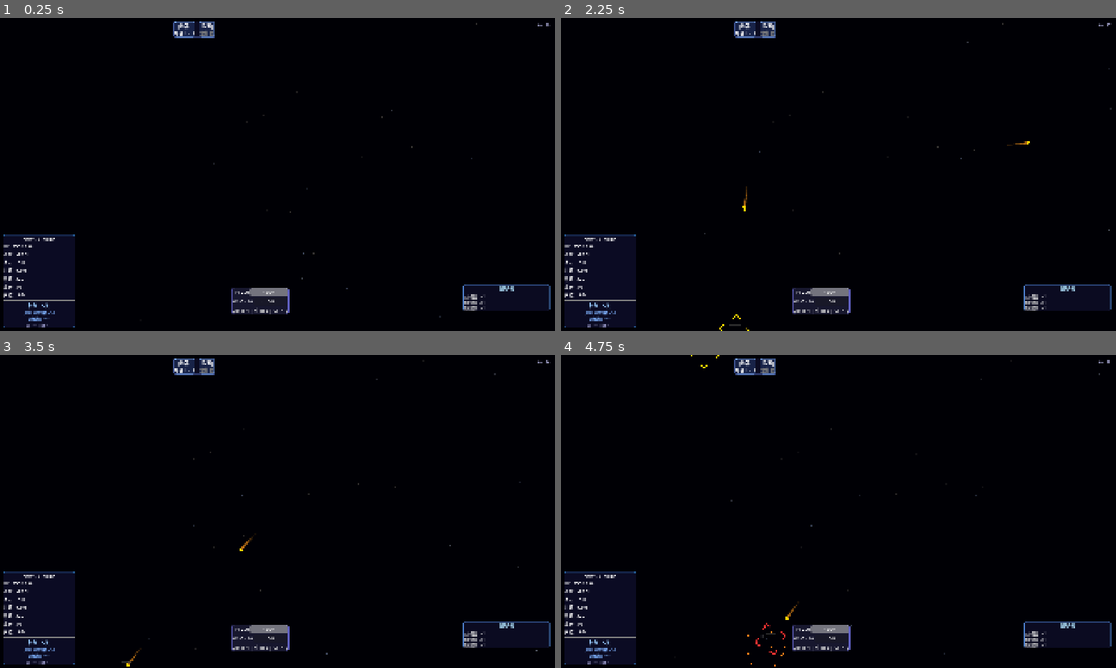
Above: before the commit, frames 1-4 (two rows, left to right).
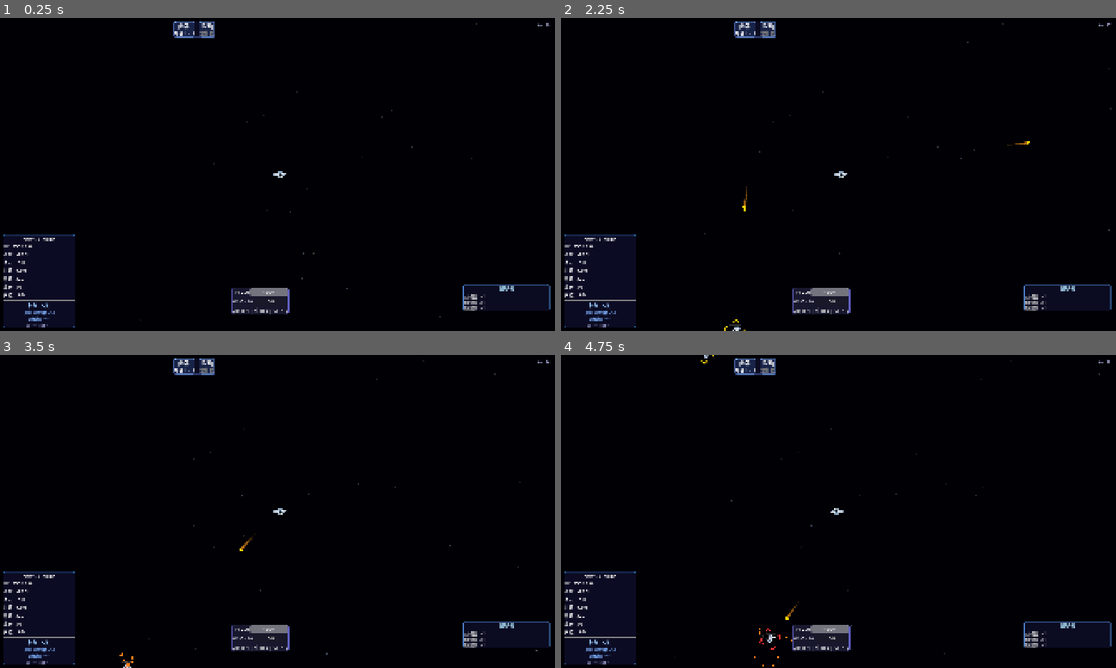
Above: after the commit, the same moments.

Repository: snowsnow0926/evesurvivor
Game: Godot game, scene res://scenes/GameScene.tscn
The game is run twice, just before and just after one commit, with the same random seed, the same clock (stepped at 60 frames per second) and the same inputs. This scene is started directly instead of the project's main scene.
Inputs (mouse positions are in pixels of both pictures, inside the frame that each line leads up to):
- Up to frame 1 (0.25 s): no input
- Up to frame 2 (2.25 s): tap Enter (ui_accept) at 0.5, 0.77, 1.25 s; move the mouse to (960, 158) at 0.52 s; hold D (move_right) 0.53-1.25 s; tap Z at 0.6, 2.1 s; click (960, 158) at 0.67 s; drag from (727, 190) to (877, 165) at 1.27 s; move the mouse to (894, 105) at 2.02 s; hold D (move_right) from 2.03 s (still down)
- Up to frame 3 (3.5 s): release D (move_right) at 2.75 s; drag from (249, 574) to (127, 633) at 2.77 s
- Up to frame 4 (4.75 s): move the mouse to (1005, 558) at 3.52 s; hold A (move_left) 3.53-4.25 s; tap Z at 3.6 s; tap Enter (ui_accept) at 3.77 s; drag from (672, 464) to (838, 549) at 4.27 s

The runs differ from the first frame. In frame 1, less than 0.1% of the frame differs, in the area x 49-52%, y 48-52%; in frame 2, less than 0.1%; in frame 3, less than 0.1%; in frame 4, 0.2%, in the area x 23-51%, y 0-100%.

Commit message:
Fix enemy art assets and boss size issues
- Add 4 new enemy art assets (BossVoid, EnemyMeleefrigate, EnemyRaven, EnemySentry) + 4 player race icons
- Register boss_void icon in icon_definitions.json
- Increase BossVoid collision radius from 14 to 40, visual scale from 0.3 to 1.2 (sprite ~77px vs enemies ~19px)
- Increase regular enemy collision radii for better hitbox feel
- BossVoid now uses boss_void texture instead of npcbattleCruiser
- EnemyMelee/Sentry collision: 14 -> 22, EnemyRaven: 12 -> 16

Co-authored-by: Cursor <cursoragent@cursor.com>

Diff:
--- a/resources/icon_definitions.json
+++ b/resources/icon_definitions.json
@@ -35,11 +35,11 @@
 		}
 	],
 	"enemies": [
-		{
-			"id": "enemy_melee",
+{
+		"id": "enemy_melee",
 			"name_en": "Melee Enemy",
 			"name_zh": "近战敌人",
-			"texture_path": "res://assets/32/npcdestroyer_32.png",
+			"texture_path": "res://assets/newship/enemy/EnemyMeleefrigate (1).png",
 			"tonnage": "destroyer",
 			"path": [
 				["M", 50.0, 20.0],
@@ -53,10 +53,18 @@
 			]
 		},
 		{
-			"id": "enemy_raven",
+			"id": "boss_void",
+			"name_en": "Boss Void",
+			"name_zh": "虚空领主",
+			"texture_path": "res://assets/newship/enemy/BossVoid (1).png",
+			"tonnage": "boss",
+			"path": []
+		},
+	{
+		"id": "enemy_raven",
 			"name_en": "Raven Enemy",
 			"name_zh": "乌鸦型敌机",
-			"texture_path": "res://assets/32/npcfrigate_32.png",
+			"texture_path": "res://assets/newship/enemy/EnemyRaven (1).png",
 			"tonnage": "frigate",
 			"path": [
 				["M", 50.0, 25.0],
@@ -70,7 +78,7 @@
 			"id": "enemy_sentry",
 			"name_en": "Sentry Turret",
 			"name_zh": "哨兵炮台",
-			"texture_path": "res://assets/32/npcbattleCruiser_32.png",
+			"texture_path": "res://assets/newship/enemy/EnemySentry (1).png",
 			"tonnage": "battlecruiser",
 			"path": [
 				["M", 50.0, 30.0],
@@ -95,7 +103,7 @@
 			"id": "enemy_melee_battlecruiser",
 			"name_en": "Melee Enemy (Battlecruiser)",
 			"name_zh": "近战敌人-战列巡洋舰",
-			"texture_path": "res://assets/32/npcbattleCruiser_32.png",
+			"texture_path": "res://assets/newship/enemy/EnemySentry (1).png",
 			"tonnage": "battlecruiser",
 			"path": []
 		},
@@ -111,7 +119,7 @@
 			"id": "enemy_raven_battlecruiser",
 			"name_en": "Raven Enemy (Battlecruiser)",
 			"name_zh": "乌鸦型敌机-战列巡洋舰",
-			"texture_path": "res://assets/32/npcbattleCruiser_32.png",
+			"texture_path": "res://assets/newship/enemy/EnemySentry (1).png",
 			"tonnage": "battlecruiser",
 			"path": []
 		},
@@ -127,7 +135,7 @@
 			"id": "enemy_sentry_battlecruiser",
 			"name_en": "Sentry Turret (Battlecruiser)",
 			"name_zh": "哨兵炮台-战列巡洋舰",
-			"texture_path": "res://assets/32/npcbattleCruiser_32.png",
+			"texture_path": "res://assets/newship/enemy/EnemySentry (1).png",
 			"tonnage": "battlecruiser",
 			"path": []
 		},
@@ -181,6 +189,34 @@
 		}
 	],
 	"ships": [
+		{
+			"id": "player_human",
+			"name_en": "Human Ship",
+			"name_zh": "人类舰船",
+			"texture_path": "res://assets/newship/player/人类.png",
+			"path": []
+		},
+		{
+			"id": "player_orc",
+			"name_en": "Orc Ship",
+			"name_zh": "兽人舰船",
+			"texture_path": "res://assets/newship/player/兽人.png",
+			"path": []
+		},
+		{
+			"id": "player_plant",
+			"name_en": "Plant Ship",
+			"name_zh": "植物舰船",
+			"texture_path": "res://assets/newship/player/植物.png",
+			"path": []
+		},
+		{
+			"id": "player_silicon",
+			"name_en": "Silicon Ship",
+			"name_zh": "硅基舰船",
+			"texture_path": "res://assets/newship/player/硅基.png",
+			"path": []
+		},
 		{
 			"id": "battleship",
 			"name_en": "Battleship",
@@ -527,7 +563,7 @@
 			"id": "npcbattleCruiser",
 			"name_en": "NPC Battlecruiser",
 			"name_zh": "NPC战列巡洋舰",
-			"texture_path": "res://assets/32/npcbattleCruiser_32.png",
+			"texture_path": "res://assets/newship/enemy/EnemySentry (1).png",
 			"path": []
 		},
 		{
@@ -541,7 +577,7 @@
 			"id": "npcdestroyer",
 			"name_en": "NPC Destroyer",
 			"name_zh": "NPC驱逐舰",
-			"texture_path": "res://assets/32/npcdestroyer_32.png",
+			"texture_path": "res://assets/newship/enemy/EnemyMeleefrigate (1).png",
 			"path": []
 		},
 		{
--- a/scenes/BossVoid.tscn
+++ b/scenes/BossVoid.tscn
@@ -3,7 +3,7 @@
 [ext_resource type="Script" path="res://scripts/boss_void.gd" id="1_void"]
 
 [sub_resource type="CircleShape2D" id="CircleShape2D_void"]
-radius = 14.0
+radius = 40.0
 
 [node name="BossVoid" type="CharacterBody2D"]
 collision_layer = 2
--- a/scenes/EnemyMelee.tscn
+++ b/scenes/EnemyMelee.tscn
@@ -3,7 +3,7 @@
 [ext_resource type="Script" path="res://scripts/enemy_melee.gd" id="1_enemy"]
 
 [sub_resource type="CircleShape2D" id="CircleShape2D_enemy"]
-radius = 14.0
+radius = 22.0
 
 [node name="EnemyMelee" type="CharacterBody2D"]
 collision_layer = 2
--- a/scenes/EnemyRaven.tscn
+++ b/scenes/EnemyRaven.tscn
@@ -3,7 +3,7 @@
 [ext_resource type="Script" path="res://scripts/enemy_raven.gd" id="1_raven"]
 
 [sub_resource type="CircleShape2D" id="CircleShape2D_raven"]
-radius = 12.0
+radius = 16.0
 
 [node name="EnemyRaven" type="CharacterBody2D"]
 collision_layer = 2
--- a/scenes/EnemySentry.tscn
+++ b/scenes/EnemySentry.tscn
@@ -3,7 +3,7 @@
 [ext_resource type="Script" path="res://scripts/enemy_sentry.gd" id="1_sentry"]
 
 [sub_resource type="CircleShape2D" id="CircleShape2D_sentry"]
-radius = 14.0
+radius = 22.0
 
 [node name="EnemySentry" type="CharacterBody2D"]
 collision_layer = 2
--- a/scripts/boss_void.gd
+++ b/scripts/boss_void.gd
@@ -24,18 +24,18 @@
 	hp_bar_bg = $HPBarBg
 	if polygon:
 		polygon.rotation = PI / 2
-	scale = Vector2(3.0, 3.0)
+	_visual_scale = 1.2
 	_update_shader_params()
 	_death_particle_color = Color(0.5, 0.0, 0.5, 1.0)
 	_init_lock()
 	setup_icon()
 
 func setup_icon() -> void:
-	var tex: Texture2D = ShipIconGenerator.get_texture(ShipIconGenerator.Category.SHIP, "npcbattleCruiser")
+	var tex: Texture2D = ShipIconGenerator.get_texture(ShipIconGenerator.Category.ENEMY, "boss_void")
 	if tex != null:
 		_icon_tex = tex
 		ship_sprite.texture = tex
-		ship_sprite.material = _tint_mat
+		ship_sprite.material = null
 		ship_sprite.visible = true
 		ship_sprite.offset = Vector2.ZERO
 		polygon.visible = false
@@ -121,18 +121,11 @@
 	_setup_tonnage_icon(tonnage_chapter)
 
 func _setup_tonnage_icon(cid: int) -> void:
-	var icon_name := "npcbattleCruiser"
-	match cid:
-		1: icon_name = "npcdestroyer"
-		2: icon_name = "npccruiser"
-		3: icon_name = "npcbattleCruiser"
-		4: icon_name = "npcbattleship"
-		5: icon_name = "npcdreadnought"
-	var tex: Texture2D = ShipIconGenerator.get_texture(ShipIconGenerator.Category.SHIP, icon_name)
+	var tex: Texture2D = ShipIconGenerator.get_texture(ShipIconGenerator.Category.ENEMY, "boss_void")
 	if tex != null:
 		_icon_tex = tex
 		ship_sprite.texture = tex
-		ship_sprite.material = _tint_mat
+		ship_sprite.material = null
 		ship_sprite.visible = true
 		ship_sprite.offset = Vector2.ZERO
 		polygon.visible = false
--- a/scripts/enemy_base.gd
+++ b/scripts/enemy_base.gd
@@ -27,7 +27,7 @@
 var _tint_mat: ShaderMaterial
 
 # === Visual Identity (subclasses override) ===
-var _visual_scale: float = 1.0
+var _visual_scale: float = 0.3
 var _tint_mult: float = 1.0
 var _base_tint: Color = Color(1.0, 0.3, 0.3)
 var _stage_visual_level: int = 0
@@ -98,7 +98,7 @@
 
 func _apply_elite_appearance() -> void:
 	_base_tint = elite_glow_color
-	_visual_scale = 1.4
+	_visual_scale = 0.42
 	max_hp = int(float(max_hp) * 1.5)
 	hp = max_hp
 	damage *= 1.5
@@ -167,7 +167,7 @@
 
 func _apply_stage_visual(level: int) -> void:
 	_stage_visual_level = level
-	_visual_scale = 1.0 + (level - 1) * 0.05
+	_visual_scale = 0.3 + (level - 1) * 0.05
 	_tint_mult = 0.6 + (level - 1) * 0.12
 	var extra := (level - 1) * 2
 	_death_particle_count = maxf(_death_particle_count, 12) + extra
@@ -185,7 +185,7 @@
 	_icon_tex = entry.get_texture()
 	if ship_sprite != null:
 		ship_sprite.texture = _icon_tex
-		ship_sprite.material = _tint_mat
+		ship_sprite.material = null
 		ship_sprite.visible = true
 	if polygon != null:
 		polygon.visible = false
@@ -261,7 +261,7 @@
 	_icon_tex = entry.get_texture()
 	if ship_sprite != null:
 		ship_sprite.texture = _icon_tex
-		ship_sprite.material = _tint_mat
+		ship_sprite.material = null
 		ship_sprite.visible = true
 	if polygon != null:
 		polygon.visible = false
--- a/scripts/enemy_melee.gd
+++ b/scripts/enemy_melee.gd
@@ -20,7 +20,7 @@
 				_icon_tex = entry.get_texture()
 				if ship_sprite:
 					ship_sprite.texture = _icon_tex
-					ship_sprite.material = _tint_mat
+					ship_sprite.material = null
 					ship_sprite.visible = true
 				if polygon:
 					polygon.visible = false
@@ -30,7 +30,7 @@
 				_icon_tex = entry2.get_texture()
 				if ship_sprite:
 					ship_sprite.texture = _icon_tex
-					ship_sprite.material = _tint_mat
+					ship_sprite.material = null
 					ship_sprite.visible = true
 				if polygon:
 					polygon.visible = false
@@ -40,7 +40,7 @@
 				_icon_tex = entry3.get_texture()
 				if ship_sprite:
 					ship_sprite.texture = _icon_tex
-					ship_sprite.material = _tint_mat
+					ship_sprite.material = null
 					ship_sprite.visible = true
 				if polygon:
 					polygon.visible = false
@@ -50,7 +50,7 @@
 				_icon_tex = entry4.get_texture()
 				if ship_sprite:
 					ship_sprite.texture = _icon_tex
-					ship_sprite.material = _tint_mat
+					ship_sprite.material = null
 					ship_sprite.visible = true
 				if polygon:
 					polygon.visible = false
--- a/scripts/enemy_raven.gd
+++ b/scripts/enemy_raven.gd
@@ -30,7 +30,7 @@
 				_icon_tex = entry.get_texture()
 				if ship_sprite:
 					ship_sprite.texture = _icon_tex
-					ship_sprite.material = _tint_mat
+					ship_sprite.material = null
 					ship_sprite.visible = true
 				if polygon:
 					polygon.visible = false
@@ -40,7 +40,7 @@
 				_icon_tex = entry2.get_texture()
 				if ship_sprite:
 					ship_sprite.texture = _icon_tex
-					ship_sprite.material = _tint_mat
+					ship_sprite.material = null
 					ship_sprite.visible = true
 				if polygon:
 					polygon.visible = false
@@ -50,7 +50,7 @@
 				_icon_tex = entry3.get_texture()
 				if ship_sprite:
 					ship_sprite.texture = _icon_tex
-					ship_sprite.material = _tint_mat
+					ship_sprite.material = null
 					ship_sprite.visible = true
 				if polygon:
 					polygon.visible = false
@@ -60,7 +60,7 @@
 				_icon_tex = entry4.get_texture()
 				if ship_sprite:
 					ship_sprite.texture = _icon_tex
-					ship_sprite.material = _tint_mat
+					ship_sprite.material = null
 					ship_sprite.visible = true
 				if polygon:
 					polygon.visible = false
--- a/scripts/enemy_sentry.gd
+++ b/scripts/enemy_sentry.gd
@@ -31,7 +31,7 @@
 				_icon_tex = entry.get_texture()
 				if ship_sprite:
 					ship_sprite.texture = _icon_tex
-					ship_sprite.material = _tint_mat
+					ship_sprite.material = null
 					ship_sprite.visible = true
 				if polygon:
 					polygon.visible = false
@@ -41,7 +41,7 @@
 				_icon_tex = entry2.get_texture()
 				if ship_sprite:
 					ship_sprite.texture = _icon_tex
-					ship_sprite.material = _tint_mat
+					ship_sprite.material = null
 					ship_sprite.visible = true
 				if polygon:
 					polygon.visible = false
@@ -51,7 +51,7 @@
 				_icon_tex = entry3.get_texture()
 				if ship_sprite:
 					ship_sprite.texture = _icon_tex
-					ship_sprite.material = _tint_mat
+					ship_sprite.material = null
 					ship_sprite.visible = true
 				if polygon:
 					polygon.visible = false
@@ -61,7 +61,7 @@
 				_icon_tex = entry4.get_texture()
 				if ship_sprite:
 					ship_sprite.texture = _icon_tex
-					ship_sprite.material = _tint_mat
+					ship_sprite.material = null
 					ship_sprite.visible = true
 				if polygon:
 					polygon.visible = false
--- a/scripts/player.gd
+++ b/scripts/player.gd
@@ -6,9 +6,18 @@
 	if DEBUG:
 		print("[Player] ", msg)
 
+const RaceData = preload("res://resources/race_data.gd")
 const ShipData = preload("res://resources/ship_data.gd")
 const WeaponData = preload("res://resources/weapon_data.gd")
 const ShipIconGenerator = preload("res://scripts/ship_icon_generator.gd")
+
+const _RACE_ICON_MAP: Dictionary = {
+	RaceData.RaceID.HUMAN:   "player_human",
+	RaceData.RaceID.ORC:     "player_orc",
+	RaceData.RaceID.PLANT:   "player_plant",
+	RaceData.RaceID.SILICON: "player_silicon",
+	RaceData.RaceID.DIVINE:  "player_human",
+}
 
 var game_manager: Node2D
 
@@ -92,13 +101,25 @@
 	var sid = int(GameState.selected_ship_id)
 	if sid == 0:
 		sid = ShipData.ShipID.FRIGATE
-	var icon_id: String = _SHIP_ICON_MAP.get(sid, "frigate")
+
+	var icon_id: String = ""
+	var race_id: int = GameState.selected_race_id as int
+	var race_icon: String = _RACE_ICON_MAP.get(race_id, "")
+	if not race_icon.is_empty():
+		var race_entry: ShipIconGenerator.IconEntry = ShipIconGenerator.get_entry(ShipIconGenerator.Category.SHIP, race_icon)
+		if race_entry != null and race_entry.get_texture() != null:
+			icon_id = race_icon
+
+	if icon_id.is_empty():
+		icon_id = _SHIP_ICON_MAP.get(sid, "frigate")
+
 	var entry: ShipIconGenerator.IconEntry = ShipIconGenerator.get_entry(ShipIconGenerator.Category.SHIP, icon_id)
 	if entry == null:
 		return
 	var tex: Texture2D = entry.get_texture()
 	if tex != null and ship_sprite != null:
 		ship_sprite.texture = tex
+		ship_sprite.scale = Vector2(0.3, 0.3)
 		ship_sprite.visible = true
 		if polygon != null:
 			polygon.visible = false
Binary file added: assets/newship/enemy/BossVoid (1).png
Binary file added: assets/newship/enemy/EnemyMeleefrigate (1).png
Binary file added: assets/newship/enemy/EnemyRaven (1).png
Binary file added: assets/newship/enemy/EnemySentry (1).png
Binary file added: assets/newship/player/人类.png
Binary file added: assets/newship/player/兽人.png
Binary file added: assets/newship/player/植物.png
Binary file added: assets/newship/player/硅基.png
Not shown, changed: docs/架构优化方案_v1.0.md
